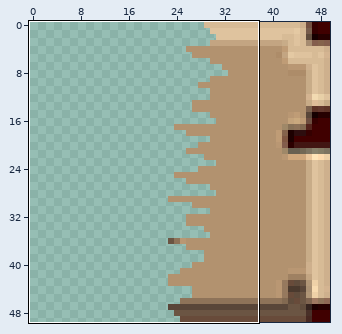
A pixel-art sprite gets an edit: graphics/Level1WallRight.png. Above, an overview of the earlier version with the close-up marked.
Close-up. First the earlier version:
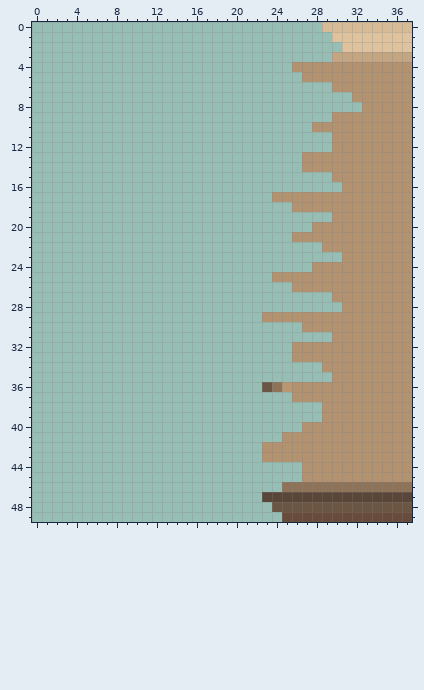
The file is 50x50 pixels. Pixels under 10% opacity are left out. Colours within 5 levels of each other are drawn and written as one. Shown: x 0..37, y 0..49.
After the commit:
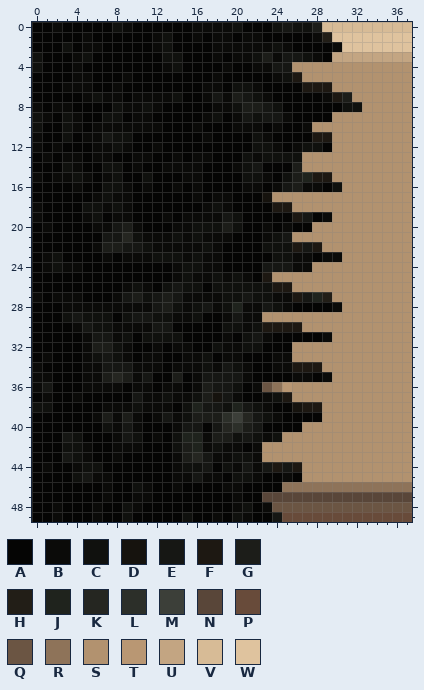
Palette (. is transparent): A #050504  B #0b0b09  C #10110e  D #16130e  E #161714  F #1d1812  G #1c1d19  H #221e17  J #1f231d  K #252621  L #2c2f29  M #3c3f39  N #594639  P #684b3a  Q #6b5543  R #8e7359  S #b2926f  T #b99773  U #c3a582  V #d7bb96  W #dfc39e
Diff:
y 0: x 0..28 ............................. -> AABAAAAACBAAAAAABBBBCAAACECCG
y 1: x 0..29 .............................. -> AAAAABAAAAAABCAABABBABBAAAAABH
y 2: x 0..30 ............................... -> AAACABBAAAAABCAAAABBBBBBCBAAAAB
y 3: x 0..29 .............................. -> CAAABCAAAAAAACCAAABABBCGBEECBA
y 4: x 0..25 .......................... -> CAAABAAAAAAAABCAAAABAABBEE
y 5: x 0..26 ........................... -> AAAABBAAABAAAAAAAABAAAAABCF
y 6: x 0..29 .............................. -> AAABBBAABAAAAAAAABBACCBAAAAFFF
y 7: x 0..31 ................................ -> AAAAABCBBABBBBCAABEBGECBAAAAABFG
y 8: x 0..32 ................................. -> BABBAAAACBBCBAAAAABBCGGECAAAAAACC
y 9: x 0..29 .............................. -> CBACBAACCABBAAAAABCABECEEBAAAA
y 10: x 0..27 ............................ -> CAACBABBBBBBBAAABAAABBBABAAB
y 11: x 0..29 .............................. -> BAACABBECCAAAAAAABAAAACBAAAAFF
y 12: x 0..29 .............................. -> BABAAABBCBAABAAAAAAAAACCBABCCA
y 13: x 0..26 ........................... -> ABABBABBAABBAABABBAAACBCCCC
y 14: x 0..26 ........................... -> AAACBAACCABAABBBBAAABCEAAAG
y 15: x 0..29 .............................. -> BABBCBABCAACAAABBAAAACCBACGJFF
y 16: x 0..30 ............................... -> AAAABAACCBABAABABAAAABBABEGBBAC
y 17: x 0..23 ........................ -> AAAAAABCBBAAAAAABABBAAAD
y 18: x 0..25 .......................... -> BAAAACCBCBAAAAAAABCBAAAAFF
y 19: x 0..29 .............................. -> BAAAABCABBAAABABBBBECAAAAAFEAB
y 20: x 0..27 ............................ -> ABAAAABBEGBAAABBCCCGCAABABAA
y 21: x 0..25 .......................... -> AAAAAAAEEKCBBBCBCBBBAAABCE
y 22: x 0..28 ............................. -> AAAAAABGGEECBBBBBCBAAAACCCFEF
y 23: x 0..30 ............................... -> ABCAAAABABBBCCCBCBBAAAAACCBBABB
y 24: x 0..27 ............................ -> ABCBBAAAAAAAAABCCBBAAAAEEEBB
y 25: x 0..23 ........................ -> AAAAAAAAAAAAAABCBBCBCBAF
y 26: x 0..25 .......................... -> AAAAAAAAABCBACECCACCCCCCFF
y 27: x 0..29 .............................. -> BABBBAAABEGCEGEBBBBCCECCBBFEJH
y 28: x 0..30 ............................... -> AAABBBBBBBBBEGCBCEBCJBBECBAAAAB
y 29: x 0..22 ....................... -> AAACECCCACEECCBBCAABEBB
y 30: x 0..26 ........................... -> AAAABECCBBBBEEAAAAACCBCFFFF
y 31: x 0..29 .............................. -> AAAAABEEBCACCCCAAAABACEBAAAAAB
y 32: x 0..25 .......................... -> AAAAABGGCBAABABBAACBBCCAAA
y 33: x 0..25 .......................... -> ABAAABCECBABBAABBCABBAAABB
y 34: x 0..28 ............................. -> BAAAABBEEEBBBABBBCBECBAABBFFF
y 35: x 0..29 .............................. -> BBAAABBGKGBEAAGABEEEEBAAAABBAB
y 36: x 0..22 ....................... -> BEAAABBBBABBABBABGEECAB
y 37: x 0..25 .......................... -> ABAABAAAAAEBBCBBCGDEBAABCF
y 38: x 0..28 ............................. -> CCAAAAABBBCBBBACJEECJECBAADFF
y 39: x 0..28 ............................. -> AAAAAABGBGBABEBCGGGLMKECBAAAA
y 40: x 0..26 ........................... -> AAAAAAACBEBAAABEEAEKLGEAAAA
y 41: x 0..24 ......................... -> AAAECAAABECABACJJBGGCECBC
y 42: x 0..22 ....................... -> AAACCBAABBBAAACGJBCBBAB
y 43: x 0..22 ....................... -> AAAECBAABAAAAABGKEBBCCB
y 44: x 0..26 ........................... -> ABAABCCAAAAAAABCCEACBEBEFEF
y 45: x 0..26 ........................... -> AAAACEBBAAAAAABBEBBACCBAABA
y 46: x 0..24 ......................... -> AAAAAAABAACBAABAAAABBAAAA
y 47: x 0..22 ....................... -> AAAAAAABAABBAAAAAAAABAA
y 48: x 0..23 ........................ -> AABAAABAACBAAAAAAAAABCAB
y 49: x 0..24 ......................... -> AABAAABAACAAAAACAABACBAAE
Pixel boxes of the changes (left, top, right, bottom) in both close-ups:
added: (32, 22, 362, 522)
